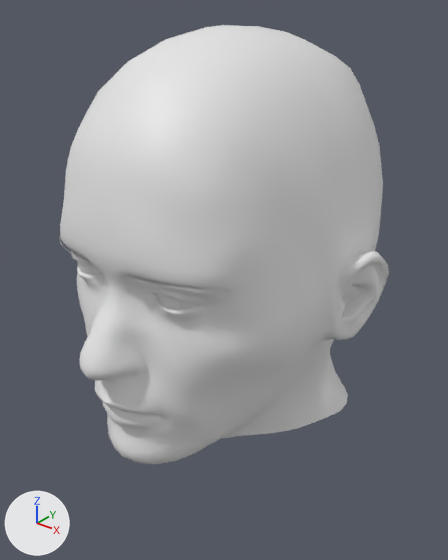
The FBX model assets/heads/head_5_htn.fbx, before and after one commit.
Rendered twice from a 50 mm lens placed at (0.891, -1.112, 0.589), pointed at (-0.017, 0.023, -0.115). The lights are fixed; the arrows at lower left show +X, +Y and +Z. The first picture is the older version. Where no turn or scale is listed for an object, it has been applied to the vertices.

Script lines for the objects in view, before the commit:
```python
me_base_004 = bpy.data.meshes.new('base.004')
me_base_004.from_pydata(...)  # 5594 vertices, 5390 faces; spans x -0.387..0.387, y -0.455..0.455, z -0.5..0.5
me_lips_004 = bpy.data.meshes.new('Lips.004')
me_lips_004.from_pydata(...)  # 866 vertices, 742 faces; spans x -0.095..0.083, y -0.412..-0.334, z -0.31..-0.242
ob_head = bpy.data.objects.new('Head', me_base_004)
ob_head.location = (0.0, 0.0, 0.0)
ob_lips = bpy.data.objects.new('Lips', me_lips_004)
ob_lips.location = (0.0, 0.0, 0.0)
```
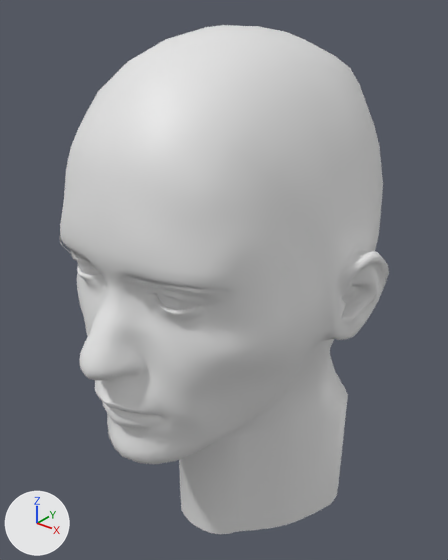
The newer file is also rescaled (x0.741), turned or shifted as a whole; pictures and numbers use the older file's frame.

Where the change shows, as pixel boxes (x1, y1, x2, y2) in the pictures (448 x 560 px):
'Head', reshaped (16% taller)
    before: (60, 25, 389, 464)
    after: (60, 25, 389, 534)
part 1 of me_base_004, added
    after: (179, 397, 348, 534)

The change, as a diff of the scene's bpy script:
```diff
--- a/assets/heads/head_5_htn.fbx.py
+++ b/assets/heads/head_5_htn.fbx.py
@@ me_base_004 @@
 # used by ob_head; location = (0.0, 0.0, 0.0)
-me_base_004.from_pydata(...)  # 5594 vertices, 5390 faces; spans x -0.387..0.387, y -0.455..0.455, z -0.5..0.5
+me_base_004.from_pydata(...)  # 5646 vertices, 5442 faces; spans x -0.387..0.387, y -0.455..0.455, z -0.85..0.5
+# me_base_004 part 1
+# 52 new vertices lie (0.0, 0.0, -0.35) away from vertices in x -0.266..0.266, y -0.131..0.357, z -0.5
+# 52 new faces join them
```
